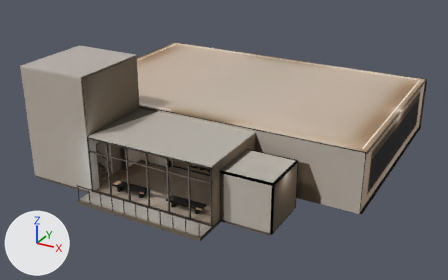
Two versions of the glTF model public/models/hall-baked-mobile.glb, one commit apart.
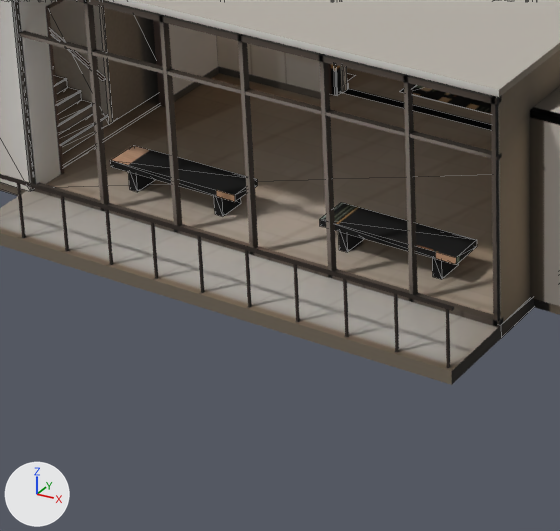
Each version appears first whole from a camera (50 mm lens) standing at (20.9, -41.9, 19.9) and looking at (0.4, -4.7, 1.3), and next in a close-up on the part from 19% to 51% of the width and 51% to 100% of the height. Arrows for +X, +Y and +Z are at lower left; the lights stay in place. The last two pictures show the newer version. The close-ups show mesh edges as thin lines. Where no turn or scale is listed for an object, it has been applied to the vertices. Vertices at exactly the same position are counted once.

The first close-up shows 'baked-details', 'baked-floor', 'baked-foyer', 'baked-stair' and 1 more.
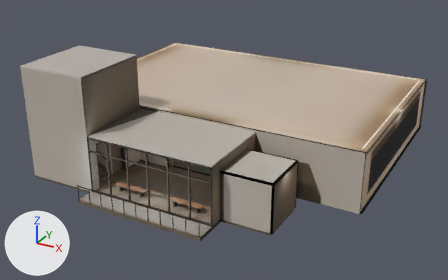
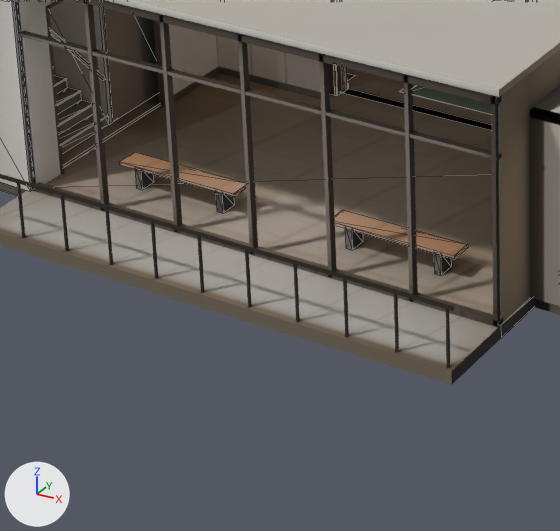
Where the newer file only moved an object's origin or applied its transform, the numbers keep the older frame.

Where the change shows, as pixel boxes [x1, y1, x2, y2] in the close-ups (560 x 531 px; the box of a moved part takes in the faces that stretch with it):
'baked-details', reshaped, surface changed: before [111, 64, 491, 279]; after [120, 64, 491, 275]
part 1 of me_bench_seat, moved or reshaped: before [111, 145, 477, 279]; after [120, 152, 468, 275]
part 2 of me_bench_seat, surface changed: before [111, 64, 491, 279]; after [120, 64, 491, 275]

Patch to the scene script:
```diff
--- a/public/models/hall-baked-mobile.glb.py
+++ b/public/models/hall-baked-mobile.glb.py
@@ me_bench_seat @@
 # used by ob_baked_details; location = (0.0, -2.65, 1.78)
-me_bench_seat.from_pydata(...)  # 290 vertices, 468 faces; spans x -10.6..10.6, y -10.5..10.5, z -1.8..1.8
+me_bench_seat.from_pydata(...)  # 290 vertices, 468 faces; spans x -10.6..10.6, y -10.4..10.5, z -1.8..1.8
+# me_bench_seat part 1: 48 of 290 vertices moved; they spanned x -3.5..3.5, y -10.5..-9.9, z -1.8..-1.3 and now span x -3.4..3.4, y -10.4..-10.0, z -1.8..-1.3; mean shift (0.0, 0.0, 0.0); largest move (-3.5, -9.9, -1.3) -> (-3.4, -10.0, -1.3)
+# me_bench_seat part 2: texture (UV) coordinates of 468 of 468 faces, centred in x -10.6..10.6, y -10.5..10.5, z -1.8..1.8, changed; they spanned u 0.0..0.96, v 0.0..1.0 and now span u 0.0..0.95, v 0.0..1.0
 me_bench_seat.materials.append(mat_baked_details)
```
